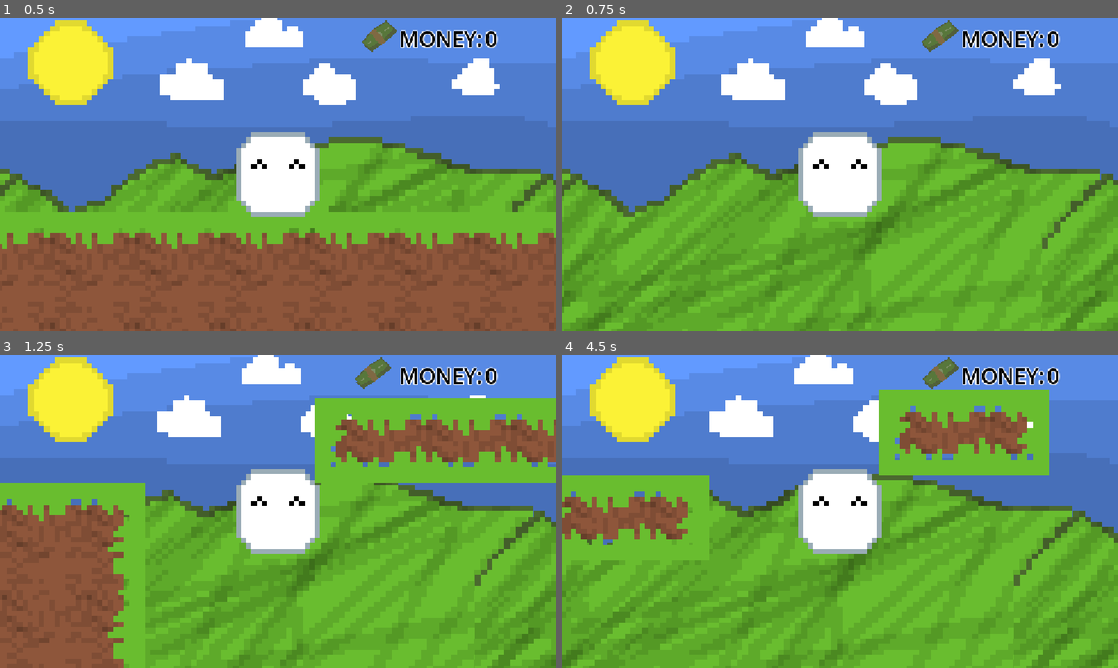
Above: before the commit, frames 1-4 (two rows, left to right).
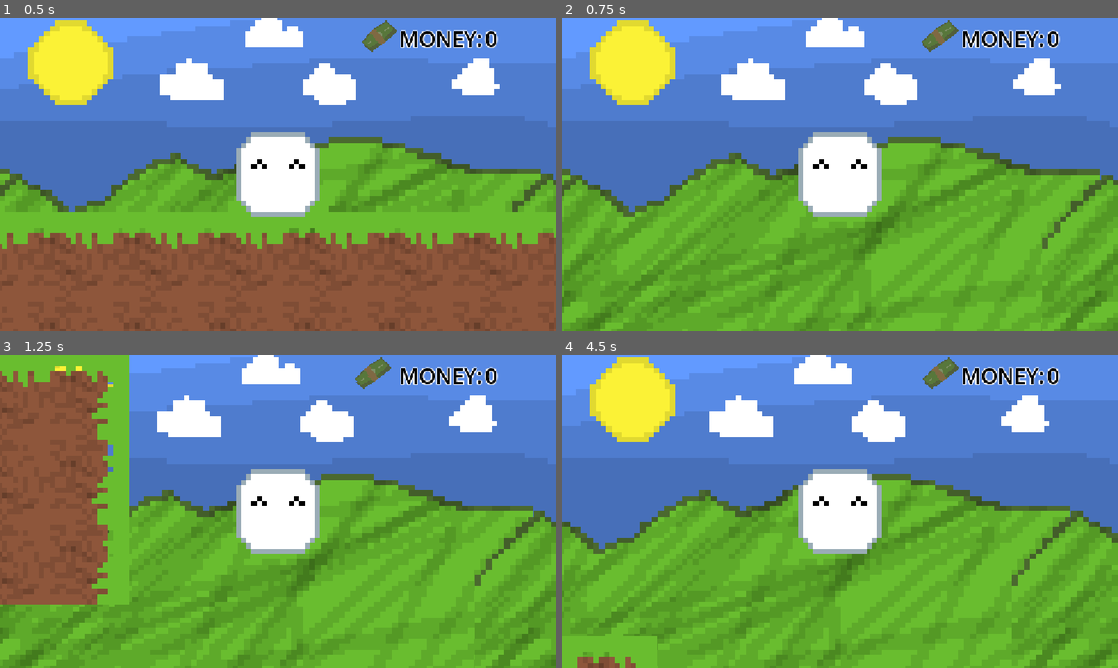
Above: after the commit, the same moments.

Repository: leolevd/Haven-Lisbon-2026
Game: Godot game, scene res://main.tscn
Two runs of this game, one before a commit and one after it. Both use one fixed random seed, a clock stepped at 60 frames per second and the inputs below.
Inputs:
- Up to frame 1 (0.5 s): no input
- Up to frame 2 (0.75 s): tap Enter (ui_accept) at 0.5, 0.6 s; hold Right (ui_right) from 0.53 s (still down)
- Up to frame 3 (1.25 s): keep holding Right (ui_right); tap Enter (ui_accept) at 0.77, 1.07 s
- Up to frame 4 (4.5 s): tap Enter (ui_accept) at 1.35, 1.52, 1.82, 2.1, 2.85, 3.02, 3.32, 3.6, 3.77, 4.07, 4.35 s; release Right (ui_right) at 2.03 s; hold Left (ui_left) 2.03-2.78 s; hold Right (ui_right) 2.78-4.28 s; hold Left (ui_left) from 4.28 s (still down)

Frame 1 is identical in both runs. In frame 2, 0.2% of the frame differs, in the area x 0-100%, y 49-100%; in frame 3, 29%, in the area x 0-100%, y 0-100%; in frame 4, 16%.

Commit message:
minor tweaks

Diff:
--- a/bounceback.gd
+++ b/bounceback.gd
@@ -3,4 +3,4 @@
 
 func _on_body_entered(body: Node2D) -> void:
 	if body.name == "player":
-		body.velocity.y = -500
+		body.velocity.y = -600
--- a/player.gd
+++ b/player.gd
@@ -6,13 +6,9 @@
 @export var JUMP_VELOCITY = -300.0
 var money = 0
 var jumping = false
-func jump():
-	if jumping and is_on_floor():
-		velocity.y = JUMP_VELOCITY
-	jumping = false
 
-func _ready() -> void:
-	animated_sprite_2d.animation_finished.connect(jump)
+
+
 
 func _physics_process(delta: float) -> void:
 	label_2.text = str(money)
@@ -25,6 +21,7 @@
 		jumping = true
 		animated_sprite_2d.play("jumping")
 		animated_sprite_2d.global_rotation_degrees = 0
+		velocity.y = JUMP_VELOCITY
 
 	# Get the input direction and handle the movement/deceleration.
 	# As good practice, you should replace UI actions with custom gameplay actions.
